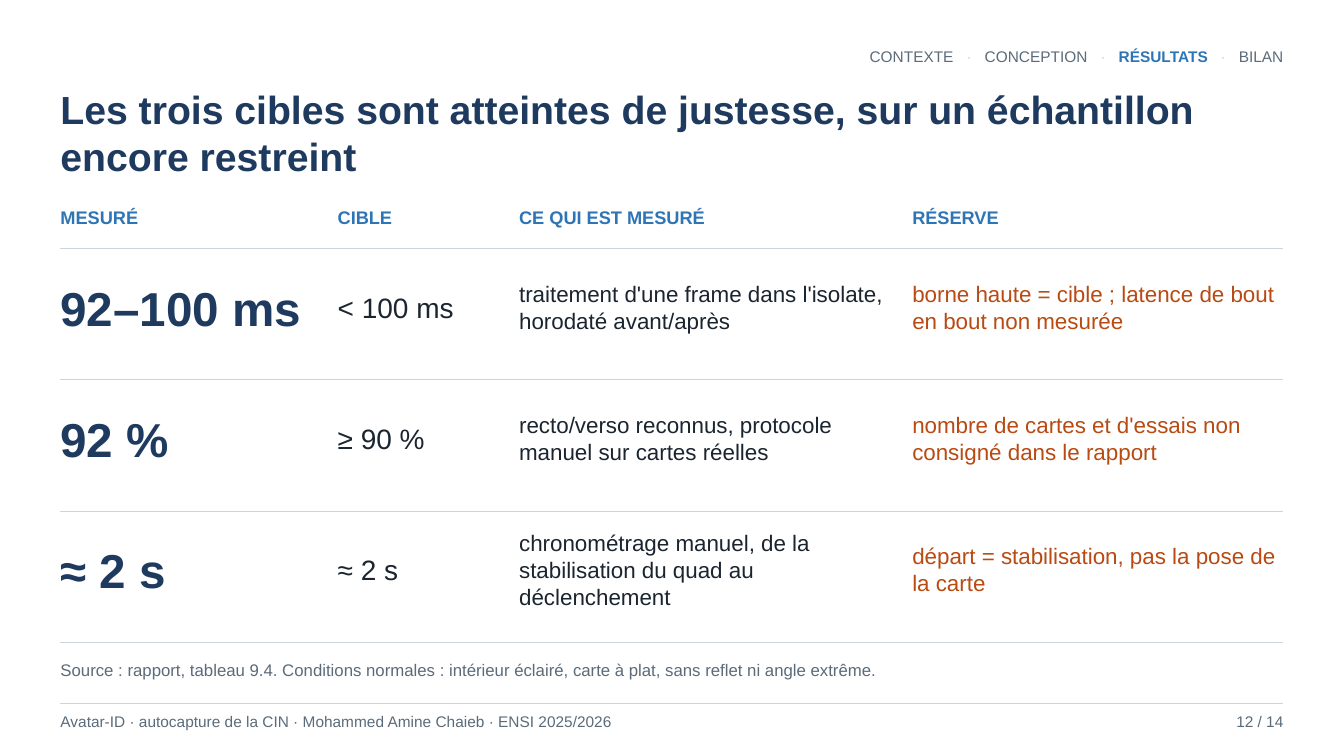
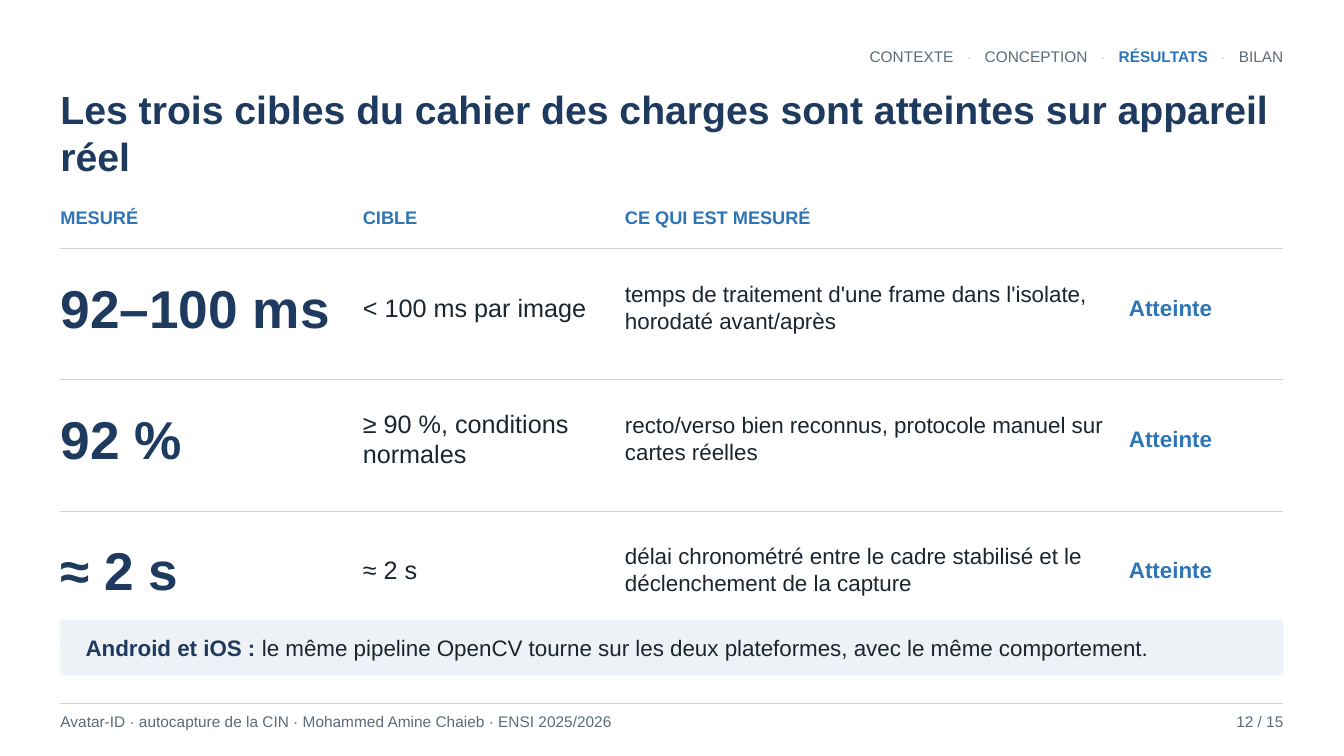
Before and after one commit to mohammedaminechaieb/detection_cin, a slide deck: slide 12 of Soutenance_Stage_ENSI_Final.pptx. Drawn at 1344x756 pixels with LibreOffice and Linux fonts; fonts in the diff are those of the drawing. Boxes give left, top, right and bottom in pixels: in the first picture for what was removed or moved away, otherwise in the second. Text is boxed around its words. In the diff, an @@ line names an element or a change of style, - is before the commit and + after.

```diff
--- a/Soutenance_Stage_ENSI_Final.pptx
+++ b/Soutenance_Stage_ENSI_Final.pptx
@@ text at (60, 95, 1268, 172): text changed @@
-Les trois cibles sont atteintes de justesse, sur un échantillon encore restreint
+Les trois cibles du cahier des charges sont atteintes sur appareil réel
@@ text "CIBLE": place and size @@
-text "CIBLE" at (338, 211, 392, 224)
+text "CIBLE" at (363, 211, 417, 224)
@@ text "CE QUI EST MESURÉ": place and size @@
-text "CE QUI EST MESURÉ" at (519, 210, 705, 228)
+text "CE QUI EST MESURÉ" at (625, 210, 811, 228)
@@ text removed at (912, 210, 998, 224) @@
-RÉSERVE
@@ text at (385, 298, 587, 323): text changed; size 20 to 18 pt @@
-< 100 ms
+< 100 ms par image
@@ text at (625, 285, 1086, 334): text changed @@
-traitement d'une frame dans l'isolate, horodaté avant/après
+temps de traitement d'une frame dans l'isolate, horodaté avant/après
@@ text at (1129, 299, 1212, 316): text changed; text colour #B84A12 to #2E75B6; bold on @@
-borne haute = cible ; latence de bout en bout non mesurée
+Atteinte
@@ text at (363, 414, 568, 464): text changed; size 20 to 18 pt @@
-≥ 90 %
+≥ 90 %, conditions normales
@@ text at (625, 416, 1103, 461): text changed @@
-recto/verso reconnus, protocole manuel sur cartes réelles
+recto/verso bien reconnus, protocole manuel sur cartes réelles
@@ text at (1129, 430, 1212, 447): text changed; text colour #B84A12 to #2E75B6; bold on @@
-nombre de cartes et d'essais non consigné dans le rapport
+Atteinte
@@ size 34 to 38 pt in 3 elements at (60, 291, 330, 329), (60, 422, 119, 460), (104, 553, 179, 591) @@
@@ text "≈ 2 s": place and size @@
-text "≈ 2 s" at (361, 560, 398, 581)
+text "≈ 2 s" at (384, 561, 418, 580)
@@ text "≈ 2 s" at (384, 561, 418, 580): size 20 to 18 pt @@
@@ text at (625, 547, 1081, 596): text changed @@
-chronométrage manuel, de la stabilisation du quad au déclenchement
+délai chronométré entre le cadre stabilisé et le déclenchement de la capture
@@ text at (1129, 561, 1212, 578): text changed; text colour #B84A12 to #2E75B6; bold on @@
-départ = stabilisation, pas la pose de la carte
+Atteinte
@@ rectangle: place and size @@
-rectangle at (60, 663, 876, 680)
+rectangle at (60, 620, 1284, 676)
@@ rectangle at (60, 620, 1284, 676): fill none to #EEF2F6 @@
@@ text added at (86, 639, 1148, 661), 16 pt, text #1B2530 @@
+Android et iOS : le même pipeline OpenCV tourne sur les deux plateformes, avec le même comportement.
@@ text in rectangle at (60, 663, 876, 680): text removed @@
-Source : rapport, tableau 9.4. Conditions normales : intérieur éclairé, carte à plat, sans reflet ni angle extrême.
@@ text at (1236, 716, 1283, 727): text changed @@
-12 / 14
+12 / 15
```
Also in this commit, not shown: 13 other slides changed, 4 slides added, 3 slides removed, 3 other files.
